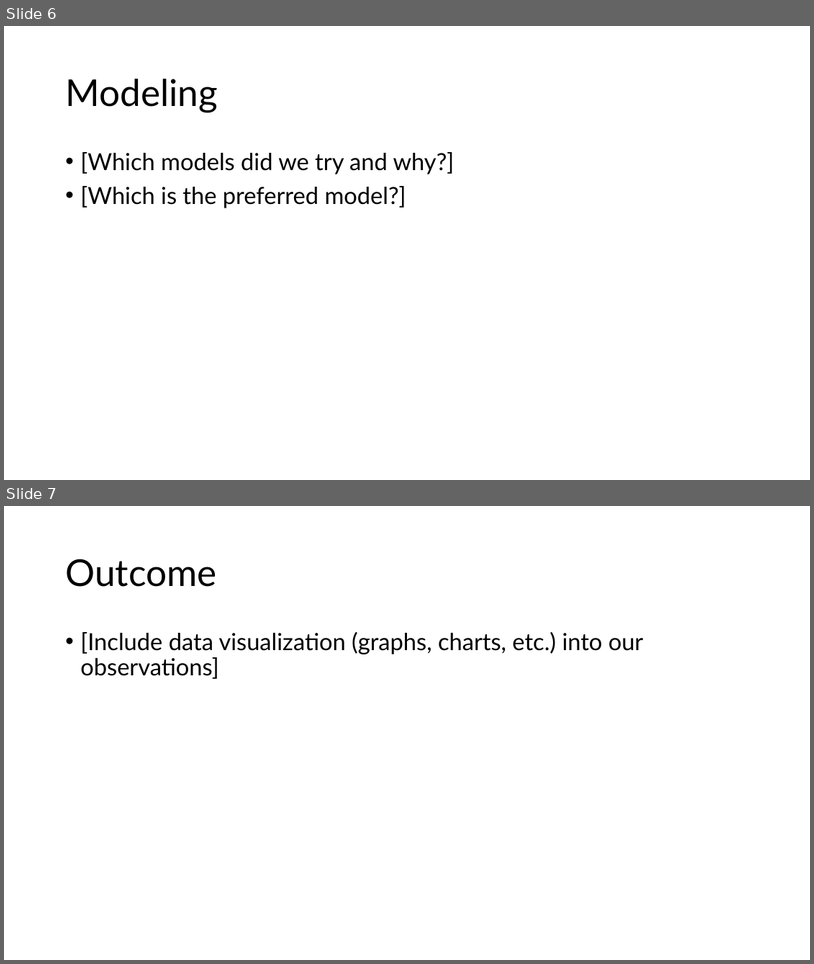
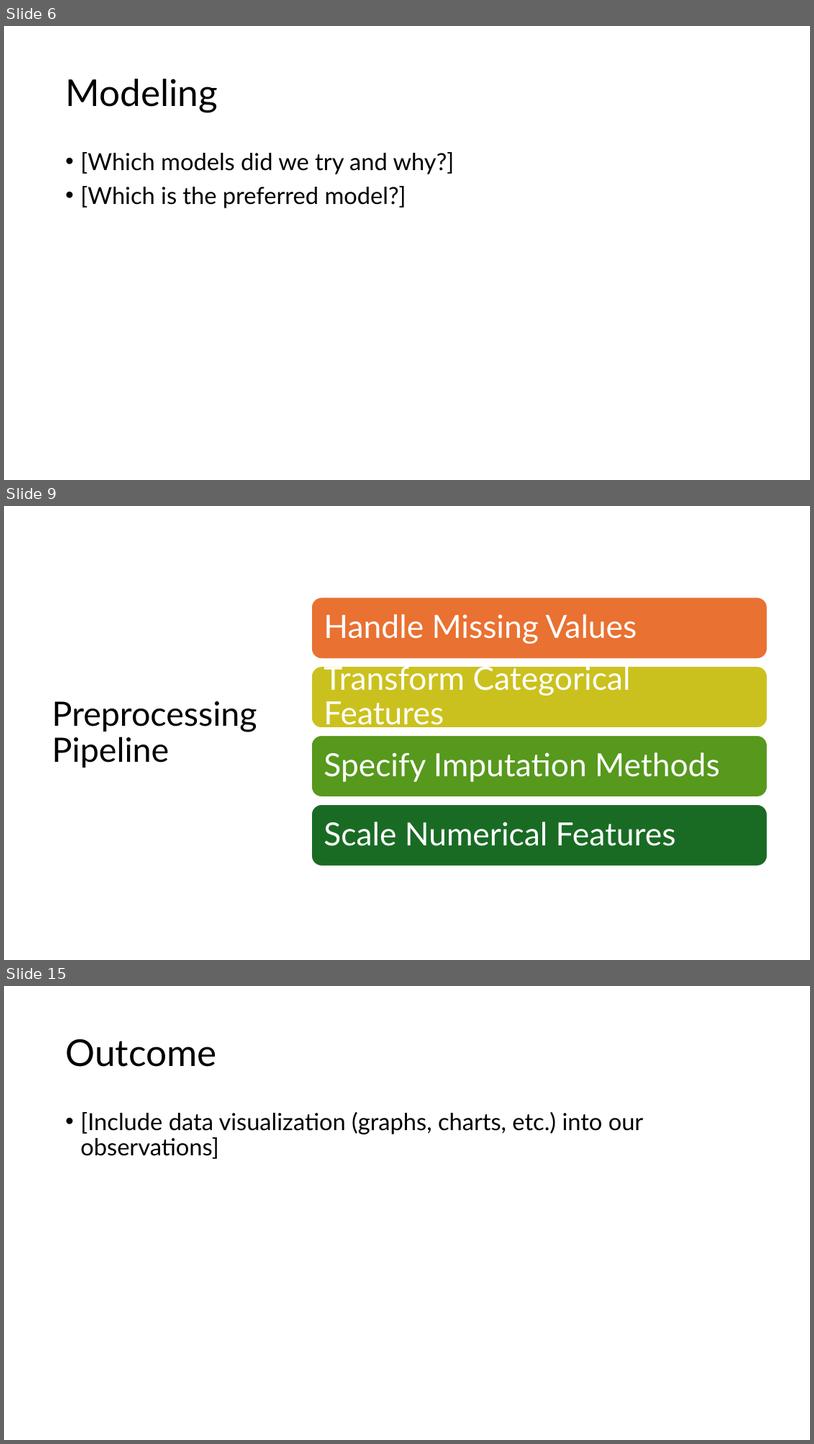
Before and after one commit to tkoche3/ISDS7075, a slide deck: ISDS 7075 Final Presentation.pptx. Shown one above the other, each under a label of ours: slides 6 and 7 before the commit, slides 6, 9 and 15 after it; the slides between them are not shown. The pictures are 814x964 and 814x1444 pixels, drawn with LibreOffice and Linux fonts; fonts in the diff are those of the drawing. Boxes give left, top, right and bottom in pixels: in the first picture for what was removed or moved away, otherwise in the second. Text is boxed around its words. In the diff, an @@ line names an element or a change of style, - is before the commit and + after.

```diff
--- a/ISDS 7075 Final Presentation.pptx
+++ b/ISDS 7075 Final Presentation.pptx
@@ slide 9 added at box(4, 506, 810, 960), background #FFFFFF @@
@@ title added at box(52, 701, 257, 767), 40 pt, text #000000 @@
+Preprocessing Pipeline
@@ group added at box(311, 597, 768, 866): 4 rounded rectangles, 4 texts @@
+Handle Missing Values
+Transform Categorical Features
+Specify Imputation Methods
+Scale Numerical Features
@@ what was slide 7 is now slide 15 @@
```
Also in this commit, not shown: 5 slides changed, 7 other slides added.
